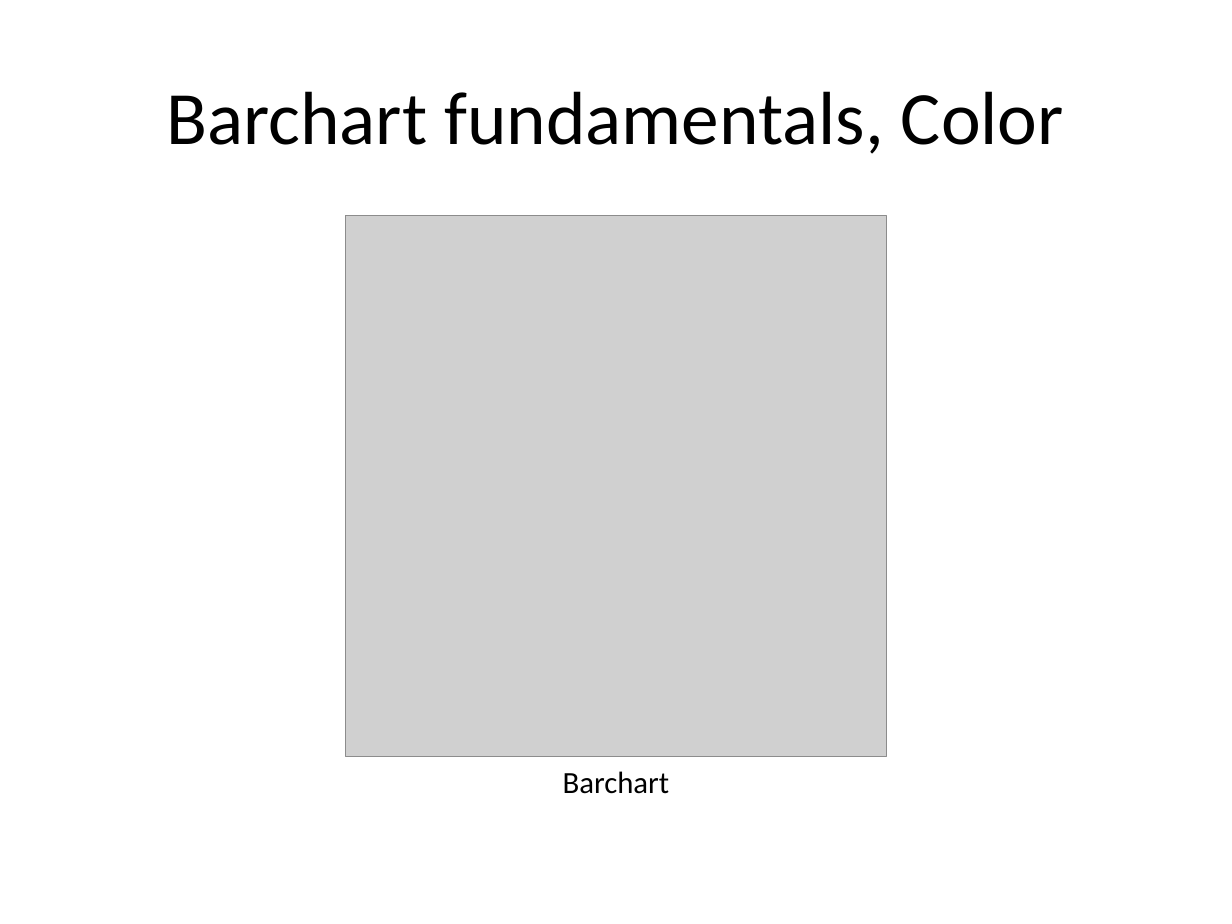
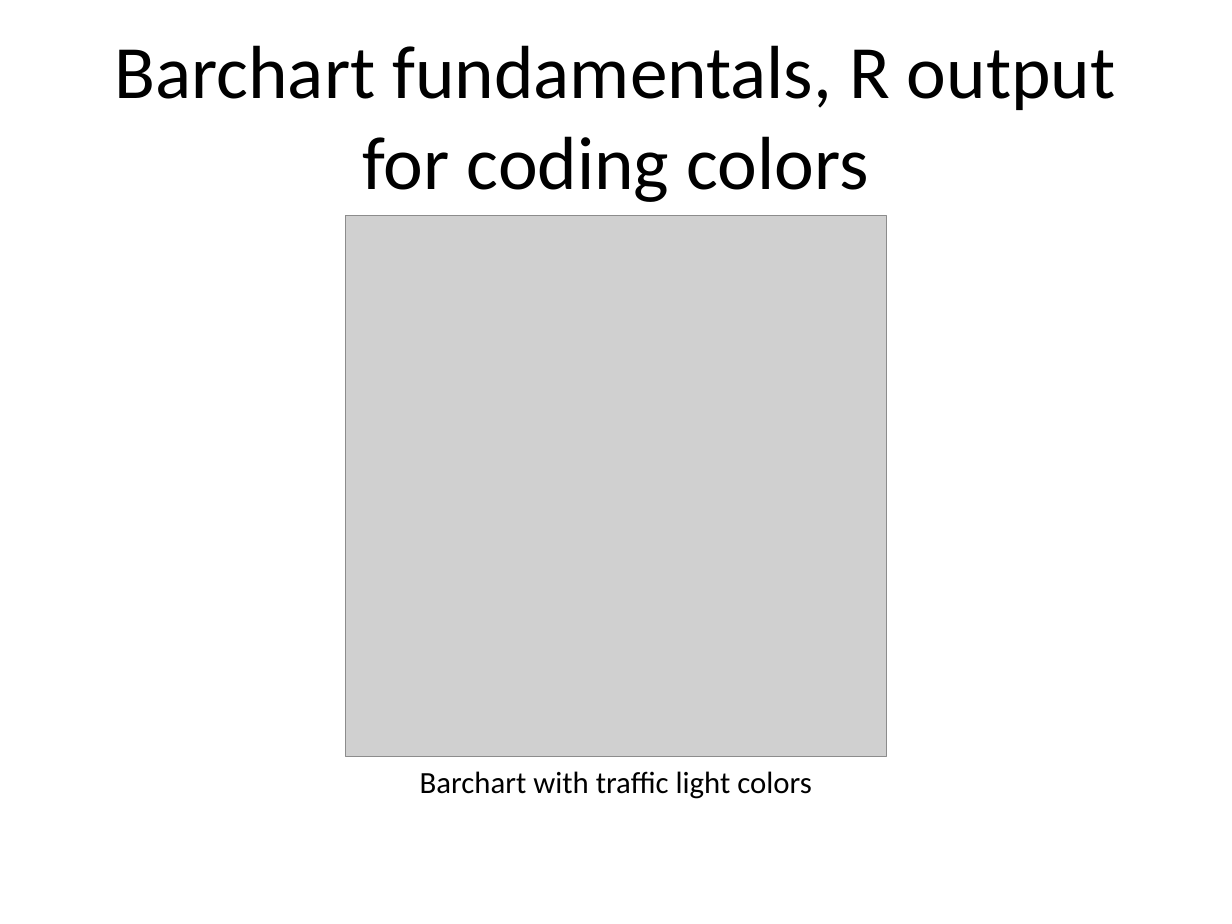
Before and after one commit to pmean/data-visualization, a slide deck: slide 23 of data-viz-02/component/fundamentals.pptx (slide 20 before the commit). Drawn at 1232x924 pixels with LibreOffice and Linux fonts; fonts in the diff are those of the drawing; grey boxes stand for pictures. Boxes give left, top, right and bottom in pixels: in the first picture for what was removed or moved away, otherwise in the second. Text is boxed around its words. In the diff, an @@ line names an element or a change of style, - is before the commit and + after.

```diff
--- a/data-viz-02/component/fundamentals.pptx
+++ b/data-viz-02/component/fundamentals.pptx
@@ title at [115, 45, 1116, 202]: text changed @@
-Barchart fundamentals, Color
+Barchart fundamentals, R output for coding colors
@@ text at [420, 771, 812, 799]: text changed @@
-Barchart
+Barchart with traffic light colors
```
Also in this commit, not shown: 16 other slides changed, 8 slides added, 4 slides removed, 19 other files.
